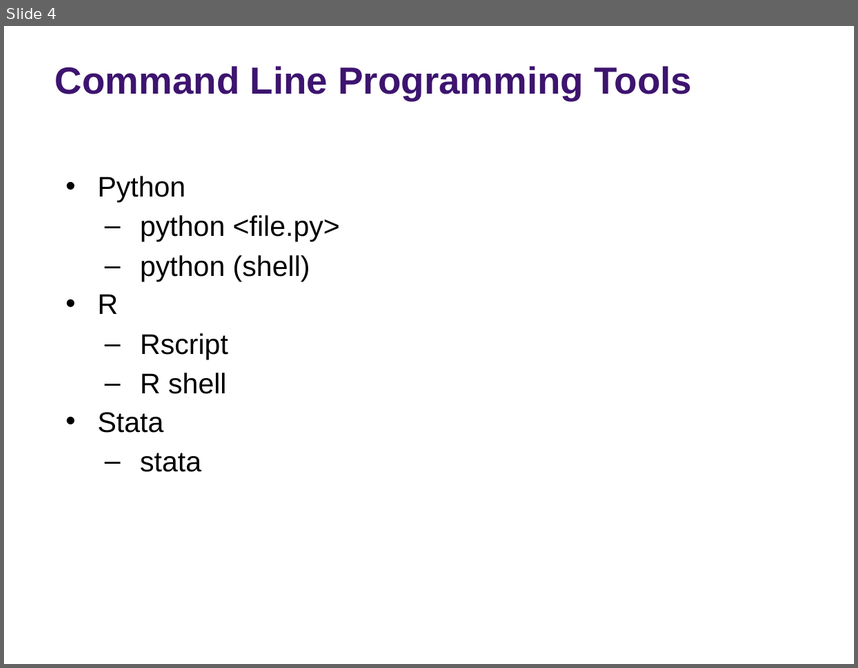
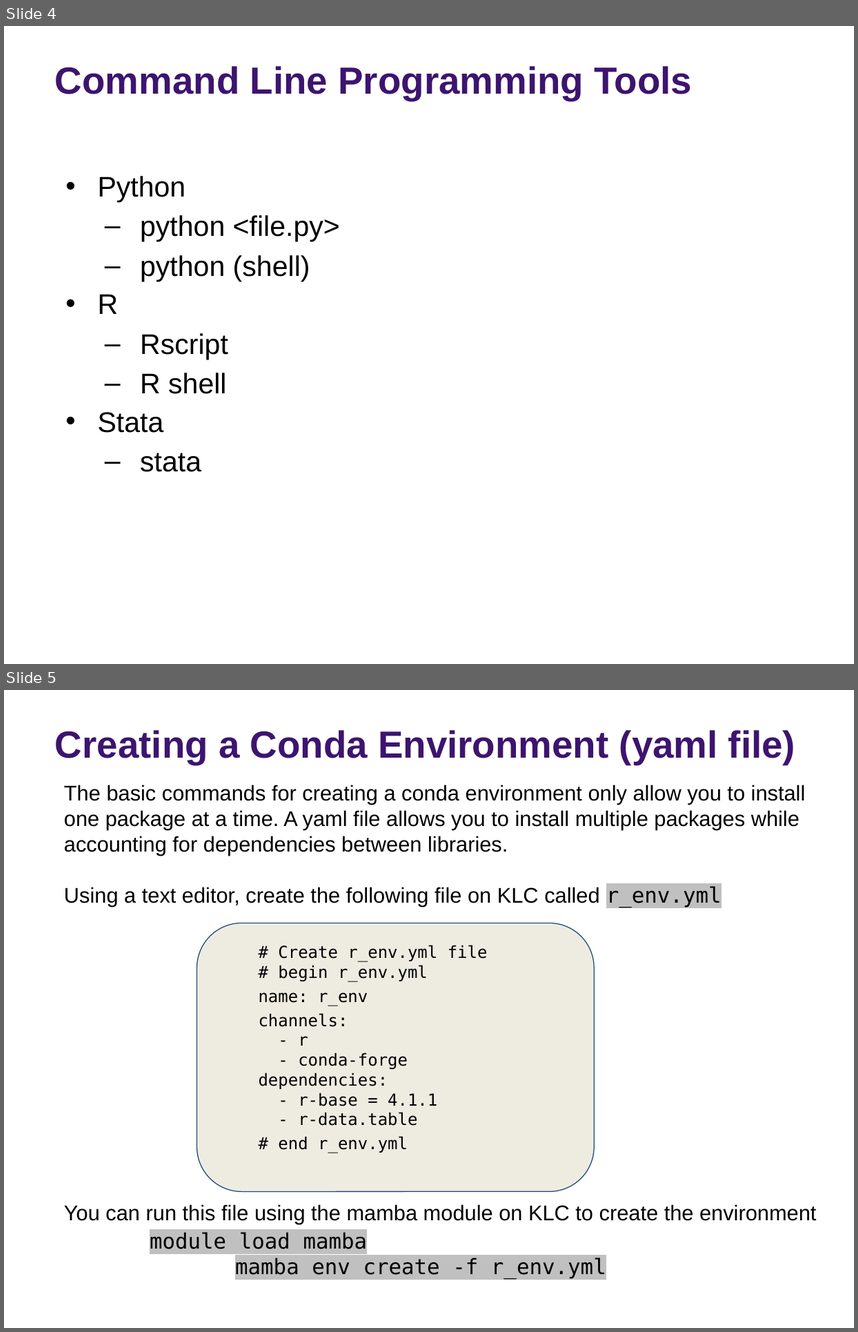
Before and after one commit to rs-kellogg/2023-phd-workshop, a slide deck: session-1/Session 1 - KLC Introduction.pptx. Shown one above the other, each under a label of ours: slide 4 before the commit, slides 4 and 5 after it. The pictures are 858x668 and 858x1332 pixels, drawn with LibreOffice and Linux fonts; fonts in the diff are those of the drawing; background and template pictures are left out. Boxes give left, top, right and bottom in pixels: in the first picture for what was removed or moved away, otherwise in the second. Text is boxed around its words. In the diff, an @@ line names an element or a change of style, - is before the commit and + after.

```diff
--- a/session-1/Session 1 - KLC Introduction.pptx
+++ b/session-1/Session 1 - KLC Introduction.pptx
@@ slide 5 added at [4, 690, 854, 1328], background picture (left out) @@
@@ title added at [55, 730, 795, 765], 32 pt, text #3D146F, bold @@
+Creating a Conda Environment (yaml file)
@@ text added at [64, 785, 816, 1279], 18 pt, text #000000 @@
+The basic commands for creating a conda environment only allow you to install one package at a time. A yaml file allows you to install multiple packages while accounting for dependencies between libraries.
+Using a text editor, create the following file on KLC called r_env.yml
+You can run this file using the mamba module on KLC to create the environment
+        module load mamba
+        mamba env create -f r_env.yml
@@ rounded rectangle added at [197, 923, 594, 1192], fill #EEECE1, outline #1F497D 0.75 pt, 14 pt, text #000000 @@
+    # Create r_env.yml file
+    # begin r_env.yml
+    name: r_env
+    channels:
+    - r
+    - conda-forge
+    dependencies:
+    - r-base = 4.1.1
+        - r-data.table
+    # end r_env.yml
@@ text added at [429, 1295, 811, 1328], 10 pt, text #FFFFFF @@
+WRDS
@@ page number added at [811, 1295, 851, 1328], 10 pt, text #FFFFFF @@
+5
```
Also in this commit, not shown: 1 other slide added.
